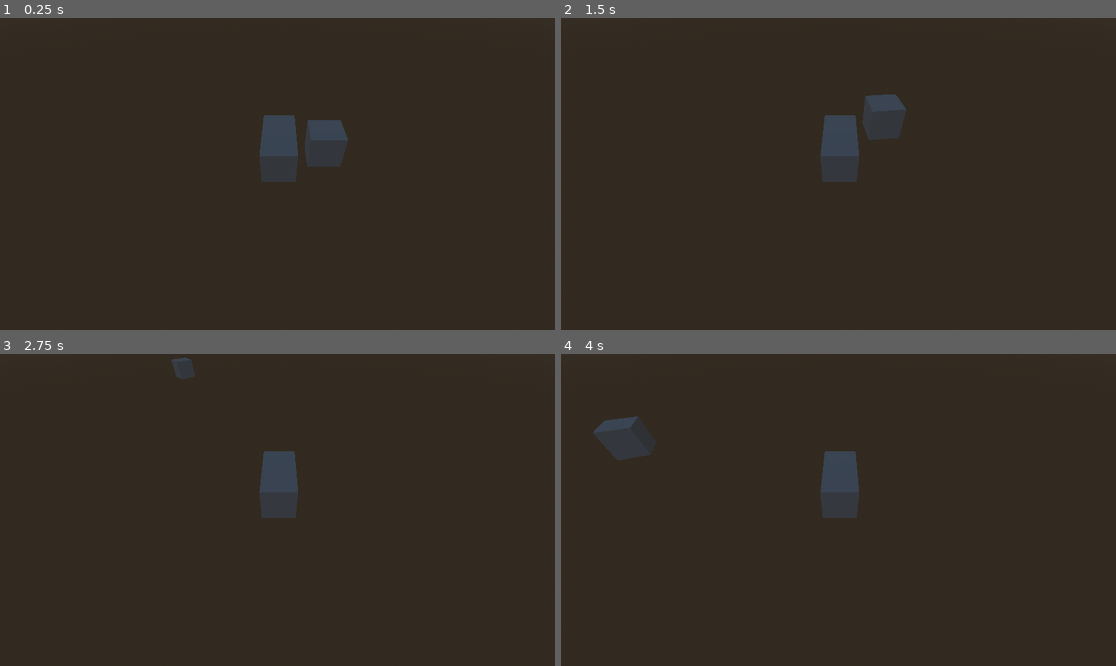
Above: before the commit, frames 1-4 (two rows, left to right).
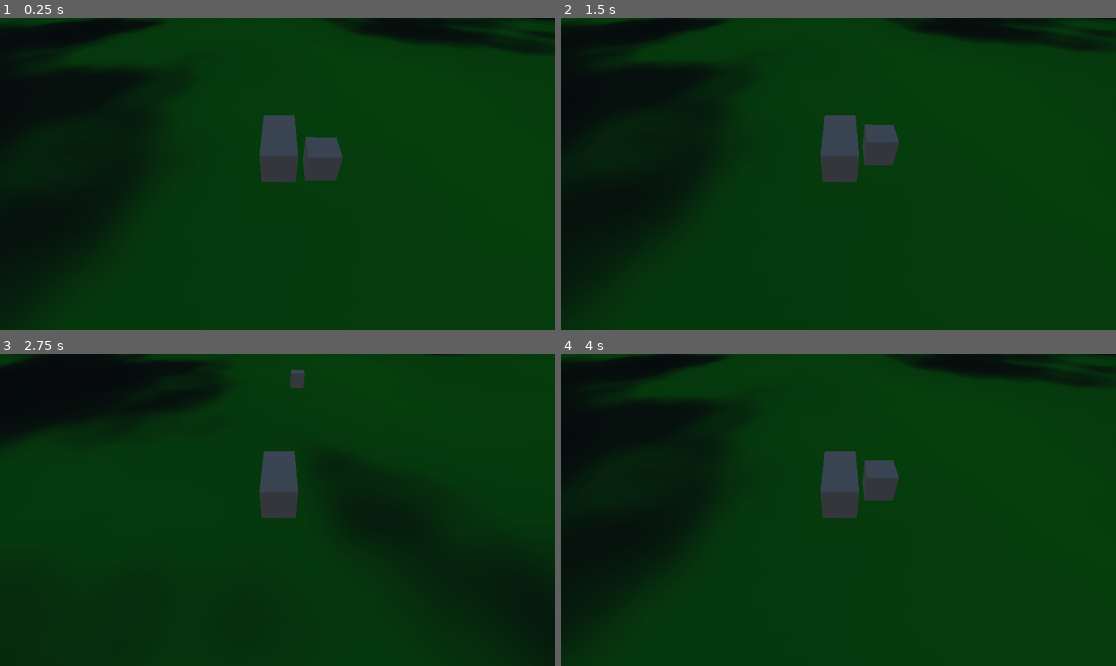
Above: after the commit, the same moments.

Repository: Imemyselfitb/Power-Racing
Game: Godot game, scene res://scenes/game.tscn
Same seed, same stepped clock (60 frames per second), same inputs: the game is played once before the commit and once after it.
Inputs:
- Up to frame 1 (0.25 s): no input
- Up to frame 2 (1.5 s): hold D (TurnRight) 0.53-1.28 s; tap Enter at 1.25 s; hold S (MoveBackward) from 1.28 s (still down)
- Up to frame 3 (2.75 s): release S (MoveBackward) at 2.03 s; hold D (TurnRight) from 2.03 s (still down)
- Up to frame 4 (4 s): release D (TurnRight) at 2.78 s; hold W (MoveForward) 2.78-3.53 s; hold A (TurnLeft) from 3.53 s (still down)

The runs differ from the first frame. In frame 1, 98% of the frame differs, in the area x 0-100%, y 0-100%; in frame 2, 98%; in frame 3, 99%; in frame 4, 99%.

Commit message:
*Some* Movement Polishing

Diff:
--- a/power-racing-game/scenes/game.tscn
+++ b/power-racing-game/scenes/game.tscn
@@ -13,8 +13,37 @@
 
 [sub_resource type="WorldBoundaryShape3D" id="WorldBoundaryShape3D_vyo1u"]
 
+[sub_resource type="Gradient" id="Gradient_bd3wp"]
+offsets = PackedFloat32Array(0.186567, 0.261194, 0.410448, 0.537313, 0.813433)
+colors = PackedColorArray(0, 0, 0, 1, 0.0970149, 0.0970149, 0.0970149, 1, 0.261194, 0.261194, 0.261194, 1, 0.90648, 0.90648, 0.90648, 1, 1, 1, 1, 1)
+
+[sub_resource type="FastNoiseLite" id="FastNoiseLite_77fwm"]
+
+[sub_resource type="NoiseTexture2D" id="NoiseTexture2D_i4aq0"]
+width = 1000
+height = 1000
+color_ramp = SubResource("Gradient_bd3wp")
+noise = SubResource("FastNoiseLite_77fwm")
+
+[sub_resource type="Gradient" id="Gradient_upsr2"]
+offsets = PackedFloat32Array(0.30597, 0.410448, 0.649254, 1)
+colors = PackedColorArray(0, 0, 0, 1, 0.460028, 0.460028, 0.460028, 1, 0.88172, 0.88172, 0.88172, 1, 1, 1, 1, 1)
+
+[sub_resource type="FastNoiseLite" id="FastNoiseLite_w5w4a"]
+
+[sub_resource type="NoiseTexture2D" id="NoiseTexture2D_pi03q"]
+color_ramp = SubResource("Gradient_upsr2")
+noise = SubResource("FastNoiseLite_w5w4a")
+
+[sub_resource type="StandardMaterial3D" id="StandardMaterial3D_gy7ns"]
+albedo_color = Color(0, 0.529412, 0, 1)
+albedo_texture = SubResource("NoiseTexture2D_i4aq0")
+heightmap_deep_parallax = true
+heightmap_min_layers = 8
+heightmap_max_layers = 32
+heightmap_texture = SubResource("NoiseTexture2D_pi03q")
+
 [node name="Game" type="Node3D"]
-transform = Transform3D(1, 0, 0, 0, 1, 0, 0, 0, 1, 0.00680852, -2.38419e-07, -0.00371957)
 
 [node name="Kart" parent="." instance=ExtResource("1_rnmua")]
 
@@ -27,5 +56,9 @@
 [node name="StaticBody3D" type="StaticBody3D" parent="."]
 
 [node name="CollisionShape3D" type="CollisionShape3D" parent="StaticBody3D"]
-transform = Transform3D(1, 0, 0, 0, 1, 0, 0, 0, 1, 0, -0.992033, 0)
 shape = SubResource("WorldBoundaryShape3D_vyo1u")
+
+[node name="CSGBox3D" type="CSGBox3D" parent="StaticBody3D"]
+transform = Transform3D(1, 0, 0, 0, 1, 0, 0, 0, 1, 0, -1, 0)
+size = Vector3(500, 1, 500)
+material = SubResource("StandardMaterial3D_gy7ns")
--- a/power-racing-game/scripts/kart.gd
+++ b/power-racing-game/scripts/kart.gd
@@ -5,22 +5,26 @@
 
 var accel: float = 50
 var steer: float = 50.0 * PI / 180
-var turn_stop_limit: float = 0.5
+var turn_stop_limit: float = 0.3
 
 func _physics_process(delta: float) -> void:
+	var move_dir: float = Input.get_action_strength("MoveBackward")
+	move_dir -= Input.get_action_strength("MoveForward")
+	move_dir *= accel
+
 	var turn_dir: float = Input.get_action_strength("TurnLeft")
 	turn_dir -= Input.get_action_strength("TurnRight")
-	var move_dir: float = Input.get_action_strength("MoveBackward")
-	move_dir -= Input.get_action_strength("MoveForward")
 	turn_dir *= steer
-	move_dir *= accel
-	if move_dir == 0:
-		vehicle.linear_velocity *= 0.8
+	turn_dir *= sign(-move_dir)
+	if vehicle.linear_velocity.length() > turn_stop_limit:
+		var force: float = clamp(vehicle.linear_velocity.length(), 0, 1) * delta
+		var new_basis: Basis = body.global_transform.basis.rotated(body.global_transform.basis.y, turn_dir)
+		body.global_transform.basis = body.global_transform.basis.slerp(new_basis, 0.8 * delta)
+		body.global_transform = body.global_transform.orthonormalized()
 
 	body.transform.origin = vehicle.transform.origin
 	vehicle.apply_central_force(body.global_transform.basis.z * move_dir)
-
-	if vehicle.linear_velocity.length() > turn_stop_limit:
-		var new_basis: Basis = body.global_transform.basis.rotated(body.global_transform.basis.y, turn_dir)
-		body.global_transform.basis = body.global_transform.basis.slerp(new_basis, delta)
-		body.global_transform = body.global_transform.orthonormalized()
+	if move_dir == 0:
+		vehicle.linear_velocity.x *= 0.8
+		# (Keep vertical velocity the same)
+		vehicle.linear_velocity.z *= 0.8
Not shown: 1 places in power-racing-game/scenes/game.tscn that only renumber resources
